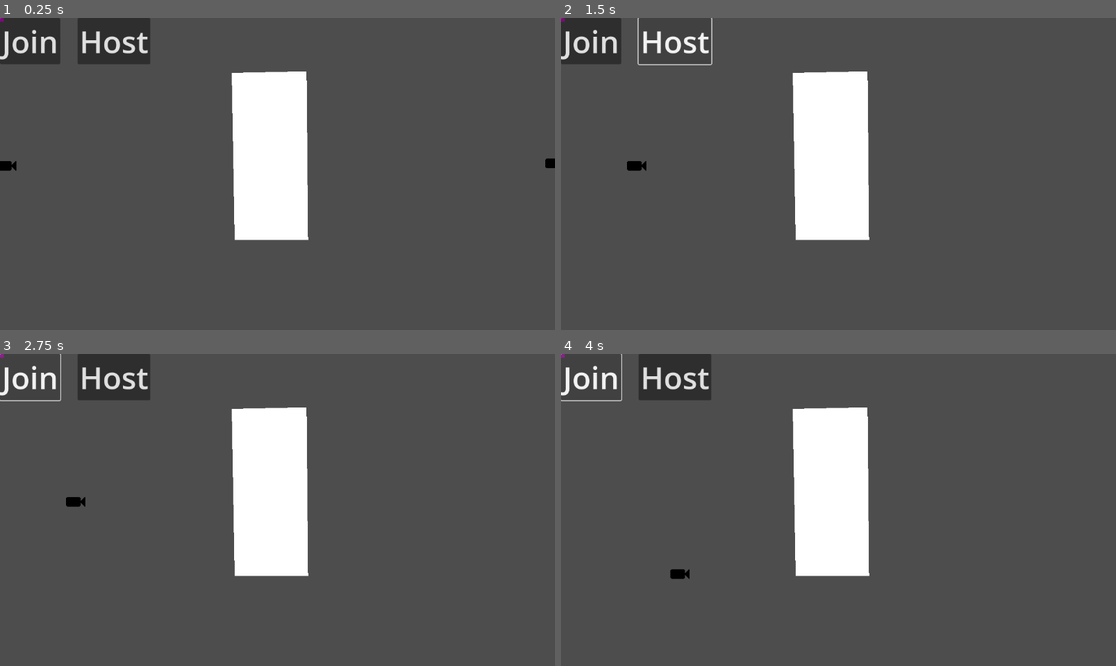
Above: before the commit, frames 1-4 (two rows, left to right).
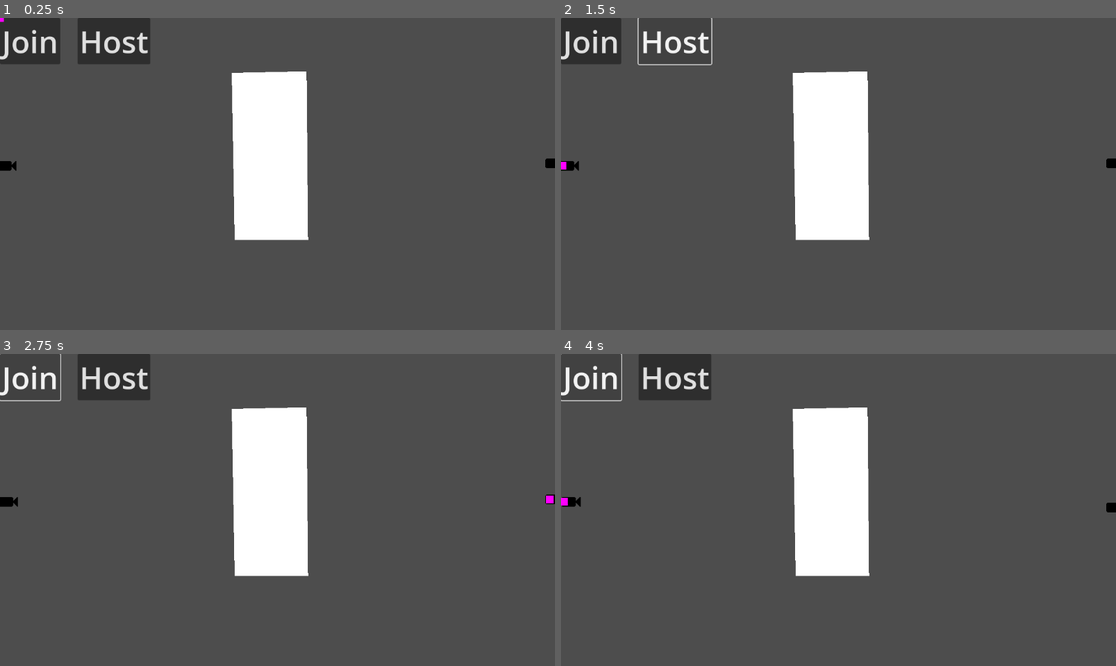
Above: after the commit, the same moments.

Repository: perrycate/ggj-2026
Game: Godot game, scene res://scenes/world/game.tscn
Two runs of this game, one before a commit and one after it. Both use one fixed random seed, a clock stepped at 60 frames per second and the inputs below. The engine's default icon, where the game draws it, is replaced by a stand-in: a white triangle on a blue panel in a dark square.
Inputs:
- Up to frame 1 (0.25 s): no input
- Up to frame 2 (1.5 s): tap Enter at 0.5 s; hold D (move_right) 0.53-1.25 s; hold E (next_camera) 0.53-1.25 s; tap Q (previous_camera) at 0.8 s; click "Host" at 1.25 s
- Up to frame 3 (2.75 s): click "Join" at 2 s
- Up to frame 4 (4 s): hold S (move_down) 2.78-3.53 s; tap Q (previous_camera) at 2.85, 3.8 s; tap E (next_camera) at 3.05 s; hold D (move_right) from 3.53 s (still down); hold E (next_camera) from 3.53 s (still down)

The runs differ from the first frame. In frame 1, less than 0.1% of the frame differs, in the area x 0-1%, y 0-2%; in frame 2, 0.3%; in frame 3, 0.3%; in frame 4, 0.3%, in the area x 0-100%, y 0-73%.

Commit message:
basic functionality implemented. watcher can switch between cameras with a proper delay

Diff:
--- a/project.godot
+++ b/project.godot
@@ -14,10 +14,6 @@
 run/main_scene="uid://7k81egc5b2va"
 config/features=PackedStringArray("4.5", "Forward Plus")
 config/icon="res://art/icon.svg"
-
-[autoload]
-
-Game="*res://scripts/world/game.gd"
 
 [debug]
 
--- a/scenes/camera/camera.tscn
+++ b/scenes/camera/camera.tscn
@@ -6,7 +6,7 @@
 [ext_resource type="Script" uid="uid://bstp46uc1rhmo" path="res://scripts/camera/infrared.gd" id="4_4ph7v"]
 [ext_resource type="Script" uid="uid://cxatfi0jqfubi" path="res://scripts/camera/visual.gd" id="5_k3vso"]
 [ext_resource type="Script" uid="uid://pdp7tipda741" path="res://scripts/camera/acoustic.gd" id="6_kuc5t"]
-[ext_resource type="Script" uid="uid://d3evpi8im7jre" path="res://scripts/camera/switching.gd" id="7_acrws"]
+[ext_resource type="Script" uid="uid://bd3ed0d1b7qpl" path="res://scripts/camera/night_vision.gd" id="7_4ph7v"]
 
 [node name="Camera" type="CharacterBody2D"]
 script = ExtResource("1_6m2n3")
@@ -28,5 +28,5 @@
 [node name="Acoustic" type="Node" parent="StateMachine"]
 script = ExtResource("6_kuc5t")
 
-[node name="Switching" type="Node" parent="StateMachine"]
-script = ExtResource("7_acrws")
+[node name="NightVision" type="Node" parent="StateMachine"]
+script = ExtResource("7_4ph7v")
--- a/scenes/watcher/watcher.tscn
+++ b/scenes/watcher/watcher.tscn
@@ -1,7 +1,7 @@
 [gd_scene load_steps=7 format=3 uid="uid://bm0nx058xtv3u"]
 
 [ext_resource type="Script" uid="uid://dahy7hpota4ua" path="res://scripts/watcher/watcher.gd" id="1_ilq2x"]
-[ext_resource type="Script" uid="uid://bhd1vsmbdtydl" path="res://scripts/states/state_machine.gd" id="1_s0oms"]
+[ext_resource type="Script" uid="uid://d115hcpw86va2" path="res://scripts/watcher/watcher_state_machine.gd" id="2_ilq2x"]
 [ext_resource type="Script" uid="uid://tlk5xxkkue7f" path="res://scripts/watcher/controlling.gd" id="2_x80ag"]
 [ext_resource type="Script" uid="uid://bwdfw7madvuyd" path="res://scripts/watcher/switching.gd" id="3_ilq2x"]
 [ext_resource type="Script" uid="uid://bd7bas20njuwq" path="res://scripts/watcher/stunned.gd" id="4_mrnq6"]
@@ -12,7 +12,7 @@
 script = ExtResource("1_ilq2x")
 
 [node name="StateMachine" type="Node" parent="." node_paths=PackedStringArray("initial_state")]
-script = ExtResource("1_s0oms")
+script = ExtResource("2_ilq2x")
 initial_state = NodePath("Switching")
 
 [node name="Controlling" type="Node" parent="StateMachine"]
--- a/scenes/world/game.tscn
+++ b/scenes/world/game.tscn
@@ -10,15 +10,16 @@
 script = ExtResource("1_w44h4")
 
 [node name="Watcher" parent="." instance=ExtResource("2_3iwug")]
+z_index = 1
 
 [node name="Cameras" type="Node2D" parent="."]
 script = ExtResource("3_r5nxa")
 
+[node name="Camera1" parent="Cameras" instance=ExtResource("4_r5nxa")]
+position = Vector2(3, 307)
+
 [node name="Camera2" parent="Cameras" instance=ExtResource("4_r5nxa")]
 position = Vector2(1141, 302)
-
-[node name="Camera1" parent="Cameras" instance=ExtResource("4_r5nxa")]
-position = Vector2(3, 307)
 
 [node name="JoinButton" type="Button" parent="."]
 offset_right = 125.0
--- a/scripts/camera/camera.gd
+++ b/scripts/camera/camera.gd
@@ -1,13 +1,17 @@
 extends CharacterBody2D
 class_name Camera
 
+var is_active: bool = false
 const CAMERA_SPEED: float = 200
 
 func _ready() -> void:
 	pass
 
 func _physics_process(_delta: float) -> void:
-	var input_direction = Input.get_vector("move_left", "move_right", "move_up", "move_down")
-	velocity = input_direction * CAMERA_SPEED
+	if is_active:
+		var input_direction = Input.get_vector("move_left", "move_right", "move_up", "move_down")
+		velocity = input_direction * CAMERA_SPEED
+	else:
+		velocity = Vector2.ZERO
 
 	move_and_slide()
--- /dev/null
+++ b/scripts/camera/night_vision.gd
@@ -0,0 +1 @@
+extends Node
--- a/scripts/states/state.gd
+++ b/scripts/states/state.gd
@@ -24,7 +24,7 @@
 	pass
 
 func exit():
-	print(base_node.character_name, " exiting state: ", state_name)
+	#print(base_node.character_name, " exiting state: ", state_name)
 	#body.move_and_slide()
 	pass
 
--- a/scripts/states/state_machine.gd
+++ b/scripts/states/state_machine.gd
@@ -10,6 +10,7 @@
 	#await owner.ready
 	for child in get_children():
 		if child is State:
+			print(child)
 			states[child.name] = child
 			child.transition.connect(on_child_transition)
 
@@ -26,11 +27,14 @@
 		current_state.physics_update(delta)
 
 func on_child_transition(state, new_state_name, _message):
+	print("on child transition called!!!")
 	if state != current_state:
+		print("state != current state")
 		return
 
 	var new_state = states.get(new_state_name)
 	if !new_state:
+		print("!new state")
 		return
 
 	if current_state:
--- a/scripts/watcher/cameras.gd
+++ b/scripts/watcher/cameras.gd
@@ -1,8 +1,14 @@
 extends Node2D
 
+@onready var game_node = get_parent()
 #var camera_list: Array[Camera] = []
 
 func _ready() -> void:
 	for camera in get_children():
 		if camera is Camera:
-			Game.camera_list.append(camera)
+			print("adding camera: ", camera)
+			game_node.add_camera(camera)
+
+	print("camera list:")
+	for camera in game_node.camera_list:
+		print("found camera: ", camera)
--- a/scripts/watcher/controlling.gd
+++ b/scripts/watcher/controlling.gd
@@ -5,18 +5,22 @@
 	pass
 
 func enter(_message):
-	pass
+	super(_message)
+	# CT: allow the camera to move
+	base_node.current_camera.is_active = true
 
 func exit():
-	pass
+	super()
+	# CT: stop the camera from moving
+	base_node.current_camera.is_active = false
 
 func update(_delta: float):
-	# needs to check for input to switch cameras
-	# mask switching logic (probably) will be controlled in the camera
+	# CT: needs to check for input to switch cameras
+	# CT: mask switching logic (probably) will be controlled in the camera
 	if Input.is_action_pressed("next_camera"):
-		transition.emit(self, "WatcherSwitching", 1)
+		transition.emit(self, "Switching", 1)
 	elif Input.is_action_pressed("previous_camera"):
-		transition.emit(self, "WatcherSwitching", -1)
+		transition.emit(self, "Switching", -1)
 	pass
 
 func physics_update(_delta: float):
--- a/scripts/watcher/switching.gd
+++ b/scripts/watcher/switching.gd
@@ -5,20 +5,35 @@
 
 const SWITCH_TIME: float = 1.0  # seconds
 
+@onready var game_node = $"/root/Game"
+@onready var cameras_node = $"/root/Game/Cameras"
+
 func enter(_message):
 	super(_message)
+
+	# CT: this prevents a race condition
+	if !cameras_node.is_node_ready():
+		print("awaiting  cameras_node...")
+		await cameras_node.ready
+
+	# CT: todo - need to have some sort of "fuzzy" screen appear
 	_switch_timer = SWITCH_TIME
 	switch_cameras(_message)
 
 func update(_delta: float):
 	super(_delta)
 	_switch_timer -= _delta
-	if _switch_timer <= 0:
-		transition.emit(self, "WatcherControlling", NO_MESSAGE)
+	#print("switch timer: ", _switch_timer)
+	if _switch_timer <= 0.0:
+		#print("transitioning")
+		# CT: todo - need to make the fuzzy screen disappear
+		transition.emit(self, "Controlling", NO_MESSAGE)
 
 func switch_cameras(increment_value) -> void:
 	if increment_value is String or increment_value == null or increment_value == 0:
-		base_node.current_camera = Game.camera_list.front()
-		base_node.current_camera_index = 1
+		print("Switching: getting first camera")
+		base_node.current_camera = game_node.camera_list.front()
+		base_node.current_camera_index = 0
 	else:
+		print("Switching: getting next camera: ", increment_value)
 		base_node.increment_camera_index(increment_value)
--- a/scripts/watcher/watcher.gd
+++ b/scripts/watcher/watcher.gd
@@ -3,7 +3,10 @@
 class_name Watcher
 
 var current_camera: Node2D = null
-var current_camera_index: int = 1
+var current_camera_index: int = 0
+
+@onready var cameras = get_parent().get_node("Cameras")
+@onready var game_node = $"/root/Game"
 
 func _ready() -> void:
 	pass
@@ -13,7 +16,9 @@
 
 func increment_camera_index(increment_value: int):
 	current_camera_index += increment_value
-	if current_camera_index > Game.camera_list.size():
-		current_camera_index = 1
-	elif current_camera_index < 1:
-		current_camera_index = Game.camera_list.size()
+	if current_camera_index > game_node.camera_list.size()-1:
+		current_camera_index = 0
+	elif current_camera_index < 0:
+		current_camera_index = game_node.camera_list.size()-1
+
+	current_camera = game_node.camera_list[current_camera_index]
--- /dev/null
+++ b/scripts/watcher/watcher_state_machine.gd
@@ -0,0 +1,2 @@
+extends StateMachine
+class_name WatcherStateMachine
--- a/scripts/world/game.gd
+++ b/scripts/world/game.gd
@@ -6,7 +6,7 @@
 var camera_list: Array[Camera] = []
 var is_player: bool = false
 
-@onready var cameras_node: Node2D = $Cameras
+@onready var cameras_node = $Cameras
 @onready var network: Node = $Network
 
 # To work around wonky network discovery issues, for now.
@@ -117,3 +117,8 @@
 	print("joined")
 
 	return 0
+
+
+func add_camera(camera: Camera):
+	if camera != null:
+		camera_list.append(camera)
Not shown, added: scripts/camera/night_vision.gd.uid
Not shown, added: scripts/watcher/watcher_state_machine.gd.uid
